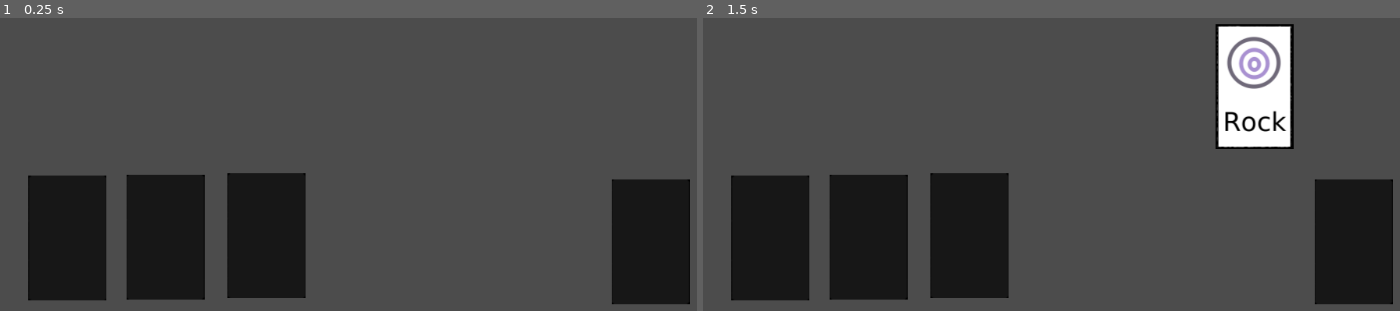
Above: before the commit, frames 1-2 (left to right).
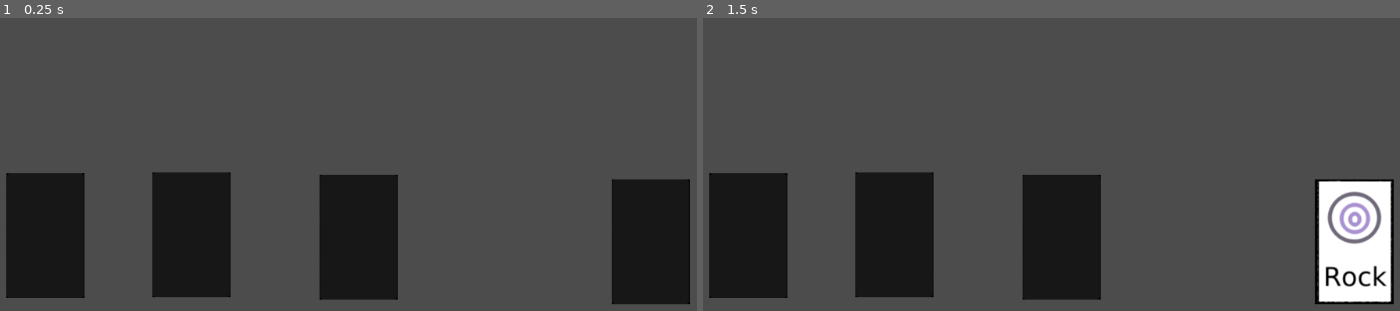
Above: after the commit, the same moments.

Repository: simonmnash/BGS13
Game: Godot game, scene res://Board.tscn
Two runs of this game, one before a commit and one after it. Both use one fixed random seed, a clock stepped at 60 frames per second and the inputs below.
Inputs (mouse positions are in pixels of both pictures, inside the frame that each line leads up to):
- Up to frame 1 (0.25 s): no input
- Up to frame 2 (1.5 s): tap Enter at 0.5 s; move the mouse to (1351, 240) at 0.52 s; click (1351, 240) at 0.67 s; tap Space at 1.25 s; move the mouse to (1253, 85) at 1.27 s; click (1253, 85) at 1.42 s

The runs differ from the first frame. In frame 1, 15% of the frame differs, in the area x 0-58%, y 52-97%; in frame 2, 24%, in the area x 0-100%, y 2-98%.

Commit message:
disable cards after placement

Diff:
--- a/Board.tscn
+++ b/Board.tscn
@@ -16,7 +16,7 @@
 "Slot",
 ] instance=ExtResource( 2 )]
 
-position = Vector2( -120.587, 179.374 )
+position = Vector2( -217.057, 177.866 )
 z_index = -10
 _sections_unfolded = [ "Transform", "Z Index" ]
 
@@ -24,7 +24,7 @@
 "Slot",
 ] instance=ExtResource( 2 )]
 
-position = Vector2( -250.219, 180.881 )
+position = Vector2( -3.01505, 180.881 )
 z_index = -10
 _sections_unfolded = [ "Transform", "Z Index" ]
 
@@ -32,6 +32,6 @@
 "Slot",
 ] instance=ExtResource( 2 )]
 
-position = Vector2( -375.327, 182.388 )
+position = Vector2( -403.967, 179.374 )
 z_index = -10
 _sections_unfolded = [ "Transform", "Z Index" ]
--- a/Card.gd
+++ b/Card.gd
@@ -9,26 +9,27 @@
 
 func _ready():
 	$front.animation = card_types[randi() % card_types.size()]
-	self.translate(Vector2(rand_range(-100,-500),rand_range(-100,-500)))
 	pass
 
 
 
 func _unhandled_input(event):
-	if event is InputEventMouseButton and not event.pressed:
-		lifted = false
-		var areas = self.get_overlapping_areas()
-		for area in areas:
-			print(area)
-			var old_parent = self.get_parent()
-			var new_parent = area
-			old_parent.remove_child(self)
-			new_parent.add_child(self)
-			area.print_tree()
-			get_tree().get_root().find_node("Deck", true, false).reprime_draw()
-	if lifted and event is InputEventMouseMotion:
+
+
+	if lifted and not disabled and event is InputEventMouseMotion:
 		position += event.relative
 
 func _input_event(viewport, event, shape_idx):
 	if event is InputEventMouseButton and event.pressed:
-		lifted = true
+		if lifted and not disabled:
+			var areas = self.get_overlapping_areas()
+			print (areas)
+			for area in areas:
+				if area.is_in_group("Slot"):
+					var old_parent = self.get_parent()
+					var new_parent = area
+					lifted = false
+					disabled = true
+					get_tree().get_root().find_node("Deck", true, false).reprime_draw()
+		else:
+			lifted = true
--- a/Card.tscn
+++ b/Card.tscn
@@ -45,8 +45,9 @@
 
 [node name="front" type="AnimatedSprite" parent="." index="0"]
 
+position = Vector2( 1.68987, -0.396625 )
 frames = SubResource( 1 )
-animation = "scissiors"
+animation = "paper"
 _sections_unfolded = [ "Transform" ]
 
 [node name="CollisionShape2D" type="CollisionShape2D" parent="." index="1"]
